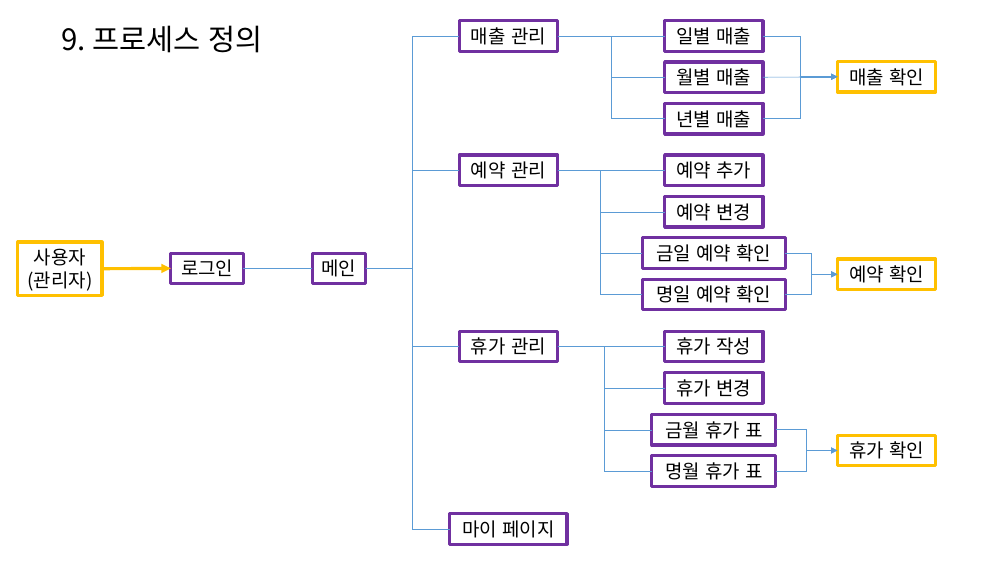
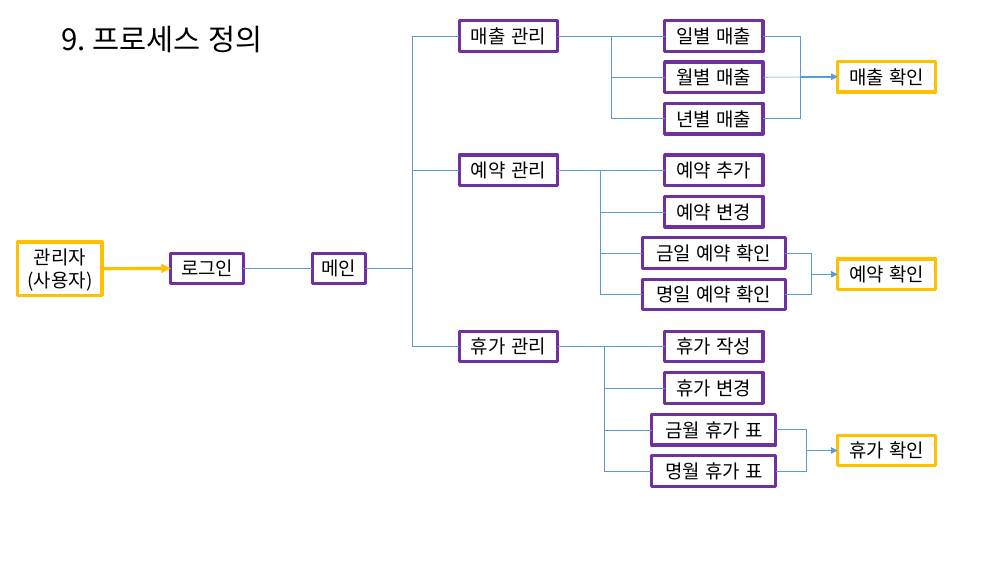
Before and after one commit to jo-dong/Github, a slide deck: slide 25 of document/화면 설계서_조동현.pptx (slide 26 before the commit). Drawn at 1008x567 pixels with LibreOffice and Linux fonts; fonts in the diff are those of the drawing. Boxes give left, top, right and bottom in pixels: in the first picture for what was removed or moved away, otherwise in the second. Text is boxed around its words. In the diff, an @@ line names an element or a change of style, - is before the commit and + after.

```diff
--- a/document/화면 설계서_조동현.pptx
+++ b/document/화면 설계서_조동현.pptx
@@ text in rectangle at (28,248,93,291): text changed @@
-사용자
-(관리자)
+관리자
+(사용자)
@@ elbow line removed from (366, 268) to (450, 529) @@
@@ rectangle removed at (450,513,567,544) @@
-마이 페이지
```
Also in this commit, not shown: 5 other slides changed, 14 slides added, 1 slide removed, 1 other file.
